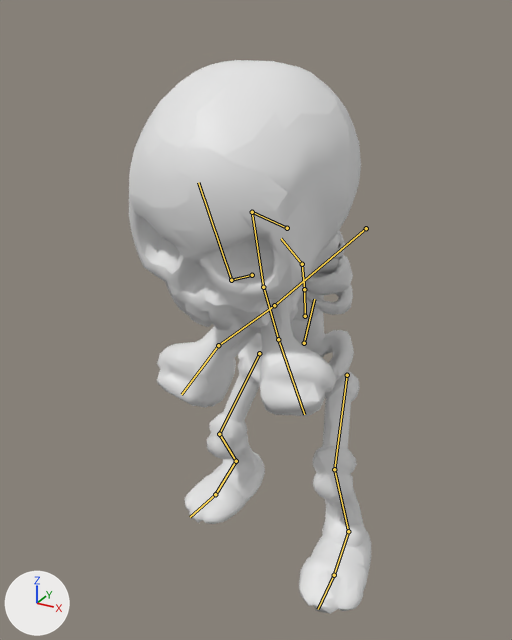
Two versions of the FBX model Assets/_Game/Animations/Enemies/Runner_Attack.fbx, one commit apart.
Rendered twice from a camera (50 mm lens) standing at (0.852, -1.716, 1.607) and looking at (-0.026, -0.119, 0.808). Lighting does not change. The marker at lower left points along +X, +Y and +Z. The older version comes first. Both versions are drawn at frame 17 of the action 'Runner_Attack'; the numbers are the values there. The bones that change, and the others that lie on the model, are drawn over the model as lines.

Objects in the first picture: 'char1'.
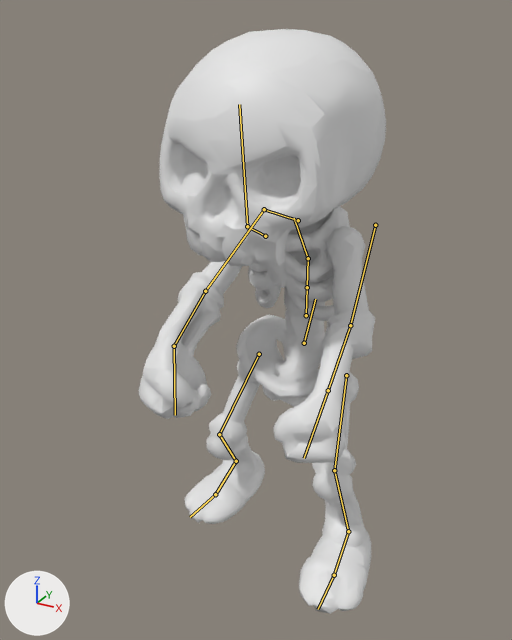
Where the change shows, as pixel boxes (x1, y1, x2, y2) in the pictures (512 x 640 px):
```json
{"object": "char1", "change": "posed", "before": [129, 60, 371, 614], "after": [139, 29, 386, 614]}
{"bone": "Hips", "before": "(304, 343) to (314, 299)", "after": "(304, 343) to (315, 299)"}
{"bone": "LeftUpLeg", "before": "(347, 375) to (334, 469)", "after": "(346, 375) to (334, 470)"}
{"bone": "RightUpLeg", "before": "(259, 353) to (219, 434)", "after": "(259, 354) to (219, 434)"}
{"bone": "Spine02", "before": "(305, 316) to (304, 289)", "after": "(306, 315) to (307, 287)"}
{"bone": "Spine01", "before": "(304, 289) to (302, 264)", "after": "(307, 287) to (308, 258)"}
{"bone": "Spine", "before": "(302, 264) to (281, 238)", "after": "(308, 258) to (294, 218)"}
{"bone": "LeftArm", "before": "(366, 228) to (274, 305)", "after": "(375, 225) to (350, 325)"}
{"bone": "LeftHand", "before": "(218, 345) to (181, 394)", "after": "(328, 390) to (304, 458)"}
{"bone": "RightArm", "before": "(252, 212) to (263, 287)", "after": "(264, 209) to (205, 291)"}
{"bone": "RightHand", "before": "(278, 339) to (304, 414)", "after": "(174, 346) to (175, 415)"}
{"bone": "Head", "before": "(231, 280) to (198, 182)", "after": "(247, 226) to (239, 104)"}
```

Edits to the scene script, one JSON object a line:
```json
{"block": "bone_hips", "where": "bone_hips = bpy.data.objects['Armature'].pose.bones['Hips']"}
{"op": "set", "path": "bone_hips.rotation_quaternion", "old": "(0.997, 0.082, 0.007, -0.005)", "new": "(0.999, 0.048, 0.004, -0.003)", "note": "degrees (9, 1, 0) -> degrees (5, 0, 0)"}
{"block": "bone_leftupleg", "where": "bone_leftupleg = bpy.data.objects['Armature'].pose.bones['LeftUpLeg']  # child of 'Hips'"}
{"op": "set", "path": "bone_leftupleg.rotation_quaternion", "old": "(0.942, -0.332, 0.0, 0.042)", "new": "(0.954, -0.296, 0.0, 0.041)", "note": "degrees (-39, 2, 5) -> degrees (-34, 1, 5)"}
{"block": "bone_rightupleg", "where": "bone_rightupleg = bpy.data.objects['Armature'].pose.bones['RightUpLeg']  # child of 'Hips'"}
{"op": "set", "path": "bone_rightupleg.rotation_quaternion", "old": "(0.976, -0.215, 0.0, -0.022)", "new": "(0.984, -0.176, 0.0, -0.019)", "note": "degrees (-25, -1, -3) -> degrees (-20, 0, -2)"}
{"block": "bone_spine02", "where": "bone_spine02 = bpy.data.objects['Armature'].pose.bones['Spine02']  # child of 'Hips'"}
{"op": "set", "path": "bone_spine02.rotation_quaternion", "old": "(0.998, 0.061, 0.0, 0.0)", "new": "(1.0, 0.02, 0.0, 0.0)", "note": "degrees (7, 0, 0) -> degrees (2, 0, 0)"}
{"block": "bone_spine01", "where": "bone_spine01 = bpy.data.objects['Armature'].pose.bones['Spine01']  # child of 'Spine02'"}
{"op": "set", "path": "bone_spine01.rotation_quaternion", "old": "(0.998, 0.061, 0.0, 0.0)", "new": "(1.0, 0.02, 0.0, 0.0)", "note": "degrees (7, 0, 0) -> degrees (2, 0, 0)"}
{"block": "bone_spine", "where": "bone_spine = bpy.data.objects['Armature'].pose.bones['Spine']  # child of 'Spine01'"}
{"op": "set", "path": "bone_spine.rotation_quaternion", "old": "(0.999, 0.039, 0.0, 0.0)", "new": "(1.0, 0.013, 0.0, 0.0)", "note": "degrees (4, 0, 0) -> degrees (1, 0, 0)"}
{"block": "bone_leftarm", "where": "bone_leftarm = bpy.data.objects['Armature'].pose.bones['LeftArm']  # child of 'LeftShoulder'"}
{"op": "set", "path": "bone_leftarm.rotation_quaternion", "old": "(0.68, 0.193, 0.0, 0.707)", "new": "(0.88, 0.268, 0.0, 0.394)", "note": "degrees (16, -16, 90) -> degrees (29, -12, 45)"}
{"block": "bone_lefthand", "where": "bone_lefthand = bpy.data.objects['Armature'].pose.bones['LeftHand']  # child of 'LeftForeArm'"}
{"op": "set", "path": "bone_lefthand.rotation_quaternion", "old": "(0.984, 0.129, 0.0, -0.123)", "new": "(0.976, 0.217, 0.0, -0.018)", "note": "degrees (15, 2, -14) -> degrees (25, 0, -2)"}
{"block": "bone_rightarm", "where": "bone_rightarm = bpy.data.objects['Armature'].pose.bones['RightArm']  # child of 'RightShoulder'"}
{"op": "set", "path": "bone_rightarm.rotation_quaternion", "old": "(0.696, -0.025, 0.0, -0.718)", "new": "(0.884, 0.217, 0.0, -0.414)", "note": "degrees (-2, -2, -92) -> degrees (23, 10, -48)"}
{"block": "bone_righthand", "where": "bone_righthand = bpy.data.objects['Armature'].pose.bones['RightHand']  # child of 'RightForeArm'"}
{"op": "set", "path": "bone_righthand.rotation_quaternion", "old": "(0.964, 0.266, 0.0, -0.004)", "new": "(0.961, 0.277, 0.0, 0.0)", "note": "degrees (31, 0, 0) -> degrees (32, 0, 0)"}
{"block": "bone_head", "where": "bone_head = bpy.data.objects['Armature'].pose.bones['Head']  # child of 'neck'"}
{"op": "set", "path": "bone_head.rotation_quaternion", "old": "(0.999, -0.052, 0.0, 0.0)", "new": "(0.997, -0.078, 0.0, 0.0)", "note": "degrees (-6, 0, 0) -> degrees (-9, 0, 0)"}
```
